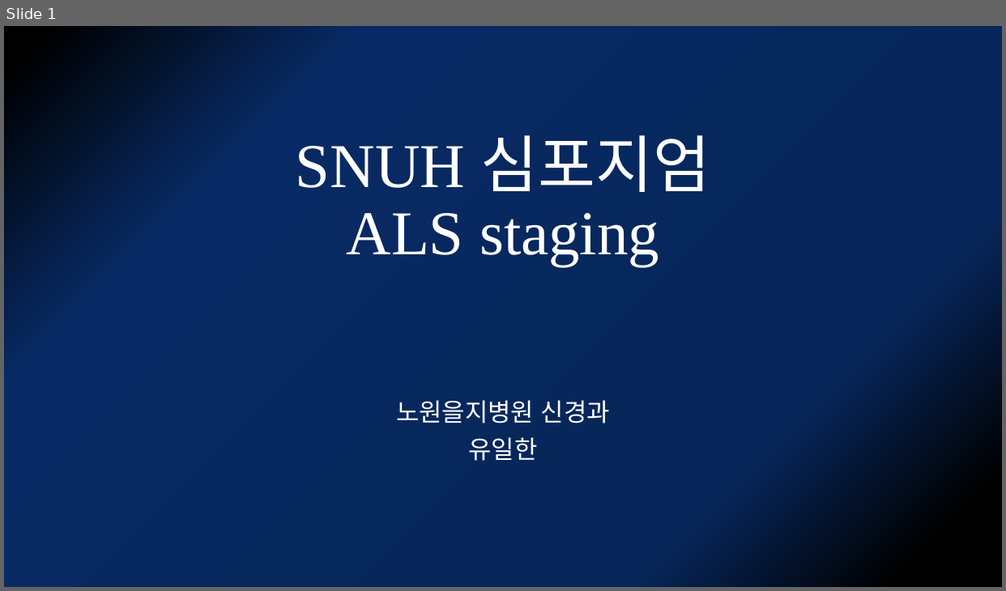
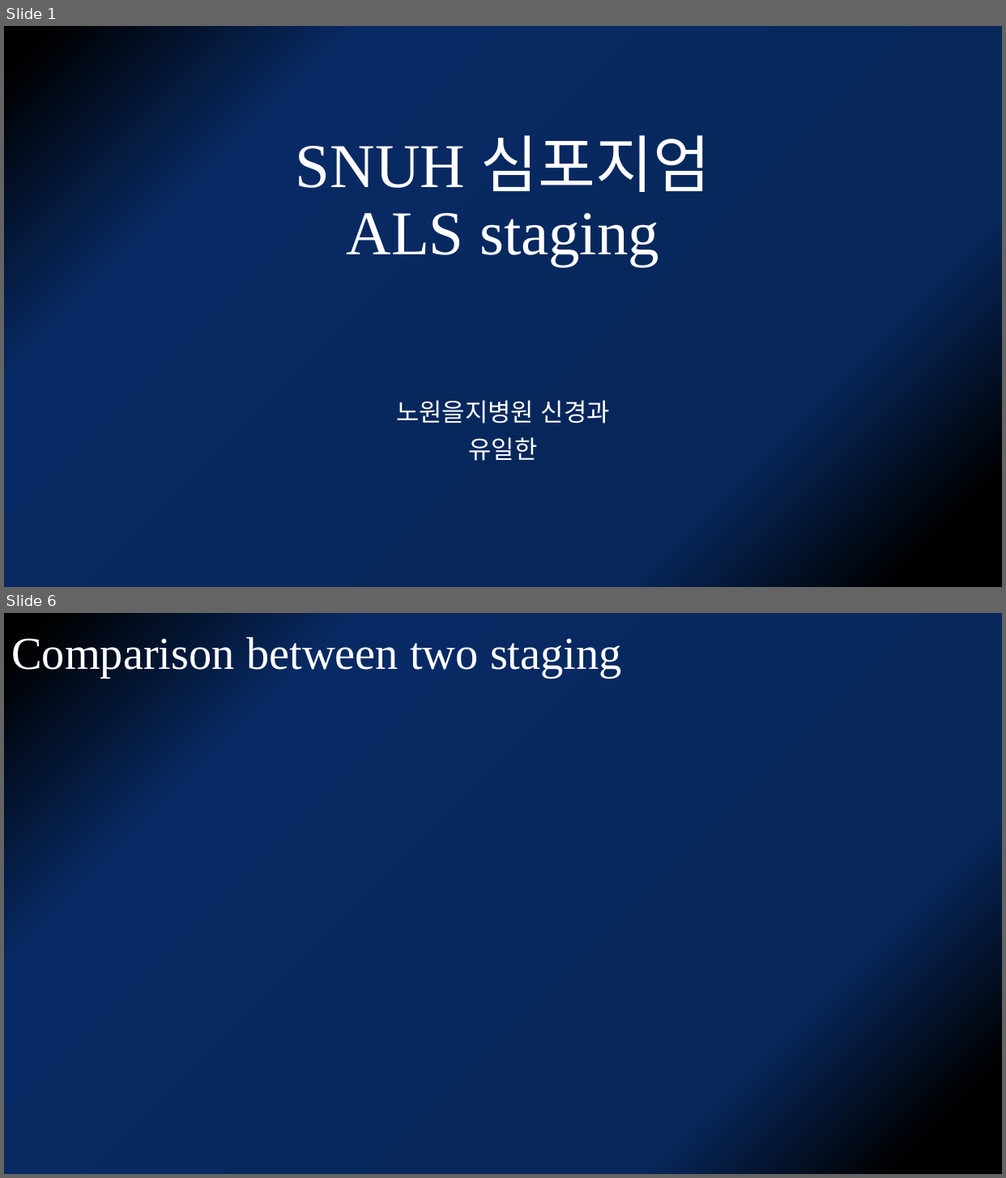
Before and after one commit to kjfdf/lecture, a slide deck: SNUH 심포지엄-유일한.pptx. Shown one above the other, each under a label of ours: slide 1 before the commit, slides 1 and 6 after it; the slides between them are not shown. The pictures are 1006x591 and 1006x1178 pixels, drawn with LibreOffice and Linux fonts; fonts in the diff are those of the drawing. Boxes give left, top, right and bottom in pixels: in the first picture for what was removed or moved away, otherwise in the second. Text is boxed around its words. In the diff, an @@ line names an element or a change of style, - is before the commit and + after.

```diff
--- a/SNUH 심포지엄-유일한.pptx
+++ b/SNUH 심포지엄-유일한.pptx
@@ slide 6 added at bbox=[4, 613, 1002, 1174], background gradient #000000 to #072659 to #082A64 @@
@@ title added at bbox=[11, 633, 622, 678], 44 pt, text #FFFFFF @@
+Comparison between two staging
```
Also in this commit, not shown: 5 other slides added, 1 slide removed.
